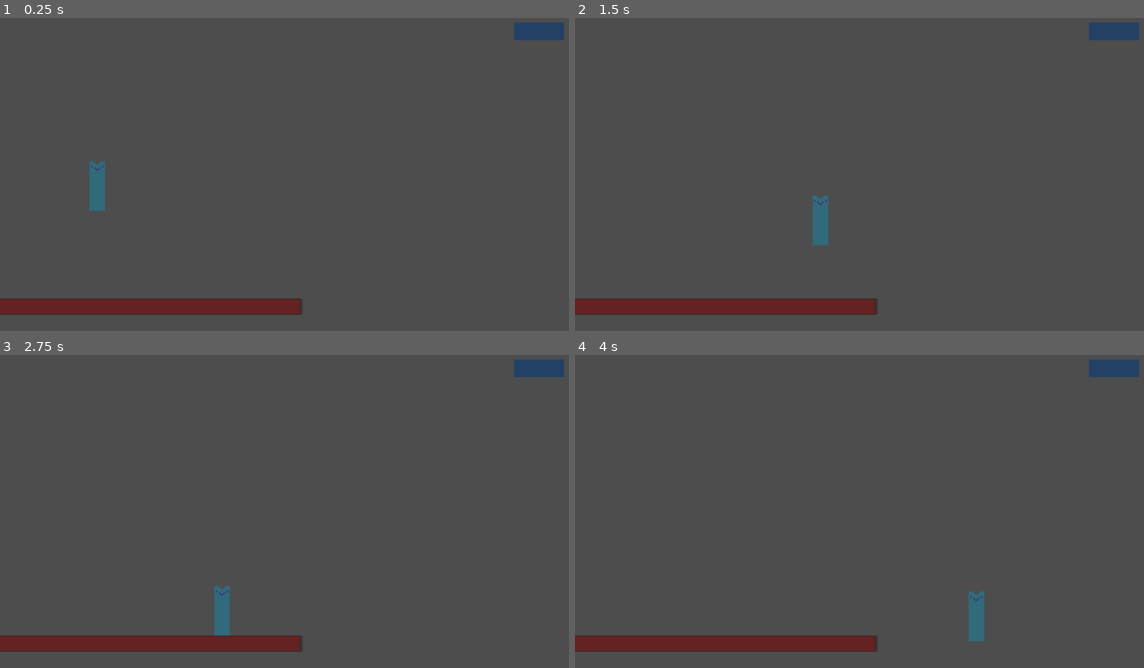
Above: before the commit, frames 1-4 (two rows, left to right).
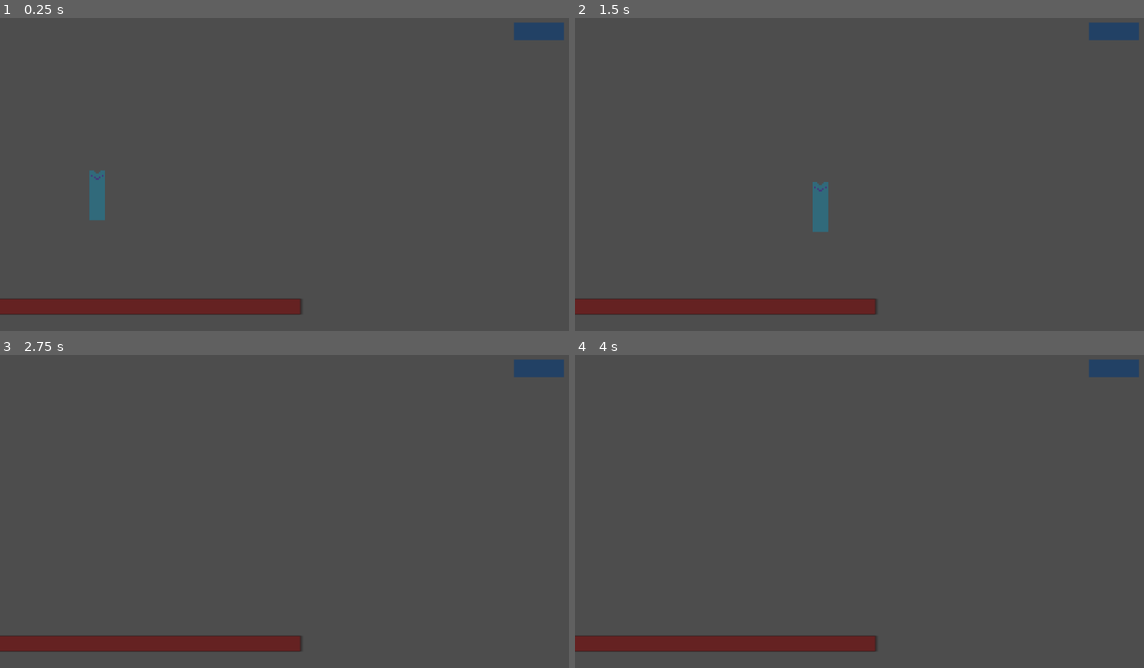
Above: after the commit, the same moments.

Repository: ldahleen54/gameoff-gamejam-2023
Game: Godot game, scene res://Scenes/scene1.tscn
Two runs of this game, one before a commit and one after it. Both use one fixed random seed, a clock stepped at 60 frames per second and the inputs below.
Inputs:
- Up to frame 1 (0.25 s): no input
- Up to frame 2 (1.5 s): hold Right (ui_right) from 0.53 s (still down); tap Up (ui_up) at 0.6, 0.77, 1.07, 1.35 s
- Up to frame 3 (2.75 s): tap Up (ui_up) at 1.52, 1.82, 2.1 s; release Right (ui_right) at 2.03 s; hold Left (ui_left) from 2.03 s (still down)
- Up to frame 4 (4 s): release Left (ui_left) at 2.78 s; hold Right (ui_right) from 2.78 s (still down); tap Up (ui_up) at 2.85, 3.02, 3.32, 3.6, 3.77 s

The runs differ from the first frame. In frame 1, 0.2% of the frame differs, in the area x 15-19%, y 45-65%; in frame 2, 0.2%; in frame 3, 0.4%, in the area x 37-41%, y 73-90%; in frame 4, 0.4%.

Commit message:
-enabled Jump; -fixed jump to work only when touching floor; -modified Jump/Gravity values for "better experiance";

Diff:
--- a/Scripts/PlayerMovement.gd
+++ b/Scripts/PlayerMovement.gd
@@ -2,20 +2,20 @@
 
 
 const SPEED = 300.0
-const JUMP_VELOCITY = 100.0
+const JUMP_VELOCITY = 400.0
 
 # Get the gravity from the project settings to be synced with RigidBody nodes.
 #var gravity = ProjectSettings.get_setting("physics/2d/default_gravity")
-const GRAVITY = 1 # num of pixels, edit to change speed of falling
+const GRAVITY = 10 # num of pixels, edit to change speed of falling
 
 func _physics_process(delta):
 	# Player gravity
 	velocity.y += GRAVITY
 
 	# Handle Jump.
-	if Input.is_action_just_pressed("ui_up"): # and is_on_floor()
-		#velocity.y -= JUMP_VELOCITY
-		pass
+	if Input.is_action_just_pressed("ui_up") and is_on_floor():
+		velocity.y -= JUMP_VELOCITY
+		#pass
 
 	# Get the input direction and handle the movement/deceleration.
 	# As good practice, you should replace UI actions with custom gameplay actions.
